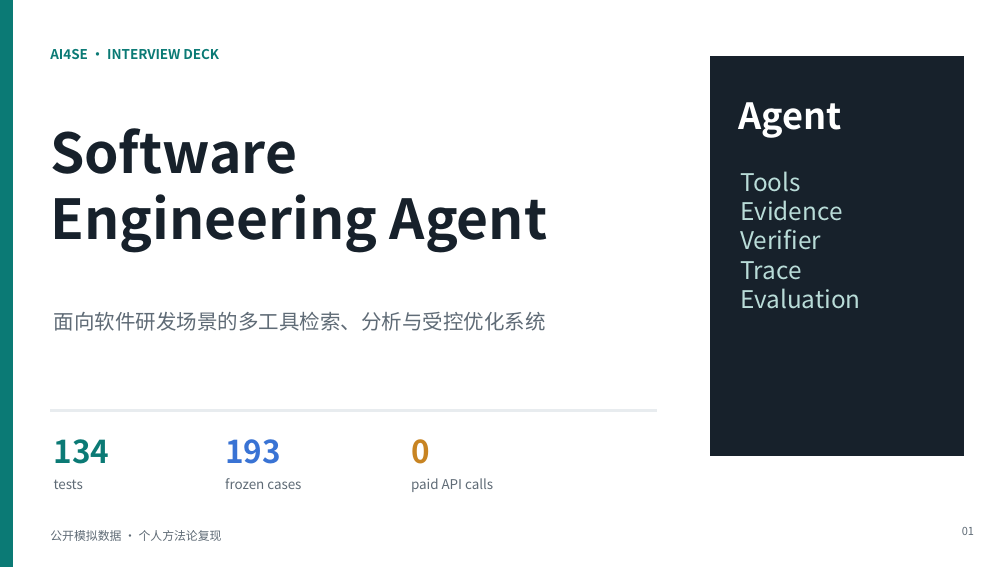
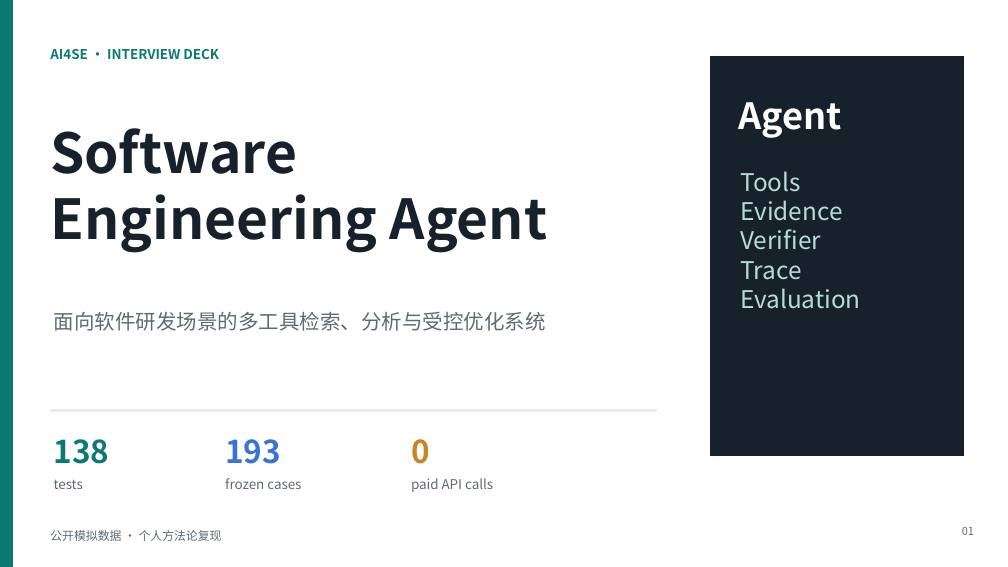
Before and after one commit to Isoldelu/software-engineering-agent, a slide deck: slide 1 of docs/Software-Agent-Interview-Deck.pptx. Drawn at 1008x567 pixels with LibreOffice and Linux fonts; fonts in the diff are those of the drawing. Boxes give left, top, right and bottom in pixels: in the first picture for what was removed or moved away, otherwise in the second. Text is boxed around its words. In the diff, an @@ line names an element or a change of style, - is before the commit and + after.

```diff
--- a/docs/Software-Agent-Interview-Deck.pptx
+++ b/docs/Software-Agent-Interview-Deck.pptx
@@ text at [54, 439, 110, 464]: text changed @@
-134
+138
```
Also in this commit, not shown: 1 other slide changed, 17 other files.
